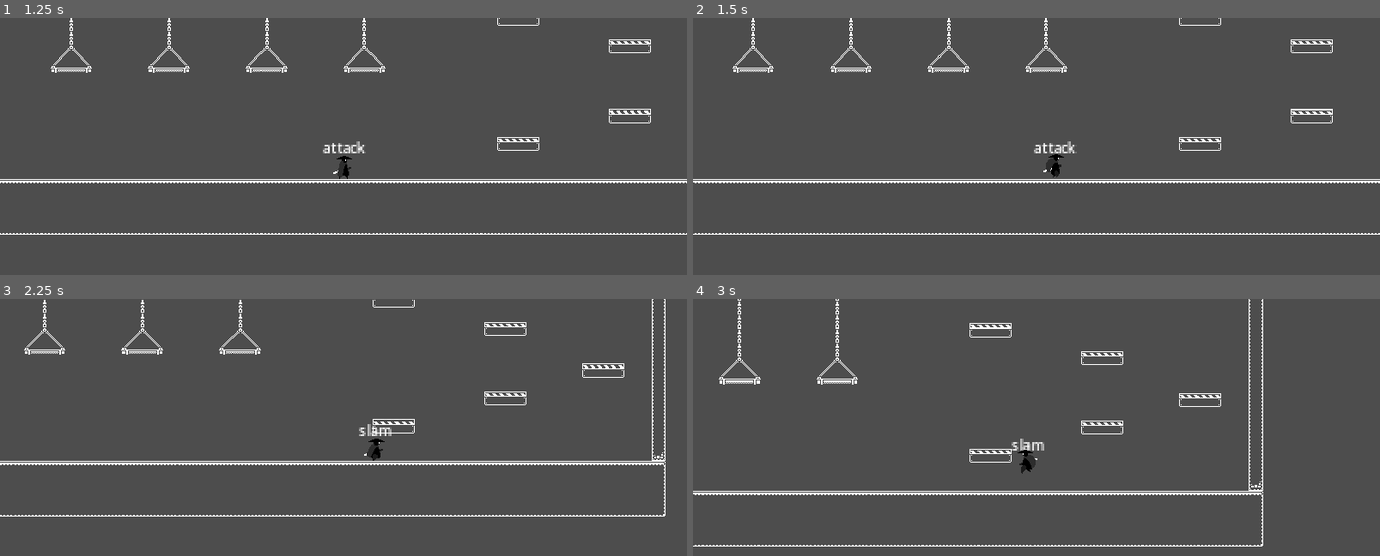
Above: before the commit, frames 1-4 (two rows, left to right).
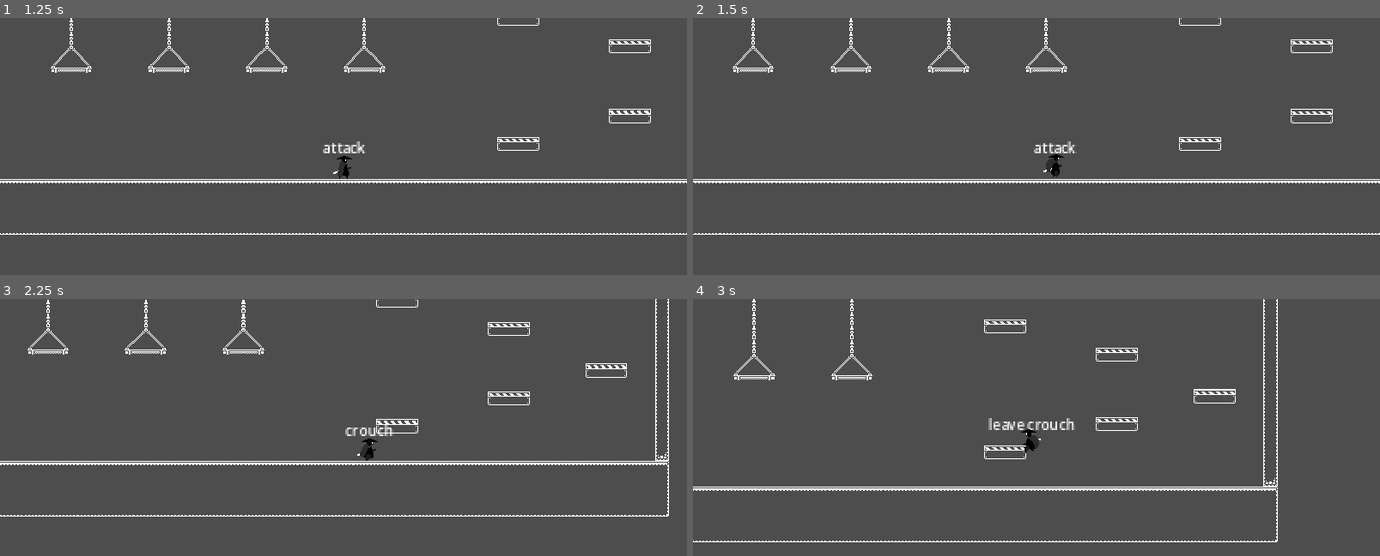
Above: after the commit, the same moments.

Repository: Bhaygon/nextindie_jam_01
Game: Godot game, scene res://scenes/main.tscn
The game is run twice, just before and just after one commit, with the same random seed, the same clock (stepped at 60 frames per second) and the same inputs.
Inputs (mouse positions are in pixels of both pictures, inside the frame that each line leads up to):
- Up to frame 1 (1.25 s): click "PLAY" at 0.5 s
- Up to frame 2 (1.5 s): tap Enter at 1.25 s; move the mouse to (1187, 149) at 1.27 s; hold D (right) from 1.28 s (still down); click (1187, 149) at 1.35 s
- Up to frame 3 (2.25 s): keep holding D (right); tap Space (jump) at 1.52, 1.82 s; tap Ctrl (crouch) at 1.55, 2.1 s; move the mouse to (206, 460) at 2.02 s
- Up to frame 4 (3 s): tap Space (jump) at 2.27, 2.57 s; tap Alt (slide) at 2.3, 2.85 s; move the mouse to (1105, 381) at 2.77 s; release D (right) at 2.78 s; hold A (left) from 2.78 s (still down)

Frame 1 is identical in both runs. In frame 2, less than 0.1% of the frame differs, in the area x 87-93%, y 35-36%; in frame 3, 1.9%; in frame 4, 5.7%, in the area x 0-86%, y 0-97%.

Commit message:
Crouch progress
Game not broken... yet

Diff:
--- a/scenes/crouch.gd
+++ b/scenes/crouch.gd
@@ -1,17 +1,67 @@
+#? Entrada do state: Run, Idle, Slide
+
 extends State
 
 @export var idle_state: State
 @export var run_state: State
 @export var slide_state: State
 @export var jump_state: State
+@export var fall_state: State
+signal label_debug_text
 
-@export var speed_multiplier: float = 0.7
+@export var speed_multiplier: float = 0.6
 
 func enter() -> void:
+    label_debug_text.emit("crouch")
     #print("crouch")
+    parent.crouch_shape.disabled = false
+    parent.standing_shape.disabled = true
     super()
 
+func leave_crouch(new_state: State): #todo Switch hitboxes
+    parent.crouch_shape.disabled = true
+    parent.standing_shape.disabled = false
+    label_debug_text.emit("leave crouch")
+    return new_state
+
+func can_leave_crouch() -> bool: #todo verify space for hitboxes
+    return true
+
 func process_physics(delta: float) -> State:
-    return idle_state
-
-#! Verify if is possible to change colliders before doing so
+    # Move
+    var right = Input.is_action_pressed("right")
+    var left = Input.is_action_pressed("left")
+    if right:
+        parent.velocity.x = run_speed * speed_multiplier
+        parent.sprite.flip_h = false
+    if left:
+        parent.velocity.x = -run_speed * speed_multiplier
+        parent.sprite.flip_h = true
+    # Animation
+    if not right and not left:
+        parent.animation_player.stop()
+    else:
+        parent.animation_player.play()
+    # Leave crouch
+    if Input.is_action_just_pressed("crouch") and (not right and not left) and can_leave_crouch():
+        return leave_crouch(idle_state)
+    # Jump
+    if Input.is_action_just_pressed("jump"):
+        parent.jump_buffer_timer.start()
+        if parent.is_on_floor() and can_leave_crouch():
+            return leave_crouch(jump_state)
+    var jump = not parent.jump_buffer_timer.is_stopped()
+    if jump and (parent.is_on_floor() or not parent.coyote_timer.is_stopped()) and can_leave_crouch():
+        parent.jump_buffer_timer.stop()
+        parent.coyote_timer.stop()
+        return leave_crouch(jump_state)
+    parent.velocity.y += gravity * delta
+    parent.move_and_slide()
+    # Slide
+    if Input.is_action_just_pressed("slide") and can_leave_crouch():
+        return leave_crouch(slide_state)
+    # Fall
+    if not parent.is_on_floor() and can_leave_crouch():
+        parent.coyote_timer.start() # Coyote timer only on the start of a fall
+        return leave_crouch(fall_state)
+    return null
--- a/scenes/player.tscn
+++ b/scenes/player.tscn
@@ -230,6 +230,7 @@
 [node name="CrouchShape" type="CollisionShape2D" parent="."]
 position = Vector2(0, 10)
 shape = SubResource("RectangleShape2D_ntrya")
+disabled = true
 debug_color = Color(0.901961, 0, 0.764706, 0.419608)
 
 [node name="Camera2D" type="Camera2D" parent="."]
@@ -244,16 +245,17 @@
 script = ExtResource("4_expbu")
 animation_name = "idle"
 
-[node name="Idle" type="Node" parent="StateMachine" node_paths=PackedStringArray("fall_state", "jump_state", "run_state", "attack_state", "special_state")]
+[node name="Idle" type="Node" parent="StateMachine" node_paths=PackedStringArray("fall_state", "jump_state", "run_state", "attack_state", "special_state", "crouch_state")]
 script = ExtResource("5_x3xf4")
 fall_state = NodePath("../Fall")
 jump_state = NodePath("../Jump")
 run_state = NodePath("../Run")
 attack_state = NodePath("../Attack")
 special_state = NodePath("../Special")
+crouch_state = NodePath("../Crouch")
 animation_name = "idle"
 
-[node name="Run" type="Node" parent="StateMachine" node_paths=PackedStringArray("fall_state", "jump_state", "idle_state", "slide_state", "attack_state", "special_state")]
+[node name="Run" type="Node" parent="StateMachine" node_paths=PackedStringArray("fall_state", "jump_state", "idle_state", "slide_state", "attack_state", "special_state", "crouch_state")]
 script = ExtResource("6_3w4xs")
 fall_state = NodePath("../Fall")
 jump_state = NodePath("../Jump")
@@ -261,6 +263,7 @@
 slide_state = NodePath("../Slide")
 attack_state = NodePath("../Attack")
 special_state = NodePath("../Special")
+crouch_state = NodePath("../Crouch")
 animation_name = "run"
 
 [node name="Jump" type="Node" parent="StateMachine" node_paths=PackedStringArray("fall_state", "idle_state", "run_state", "slam_state", "attack_state", "special_state")]
@@ -286,12 +289,13 @@
 extra_gravity = 600
 animation_name = "fall"
 
-[node name="Crouch" type="Node" parent="StateMachine" node_paths=PackedStringArray("idle_state", "run_state", "slide_state", "jump_state")]
+[node name="Crouch" type="Node" parent="StateMachine" node_paths=PackedStringArray("idle_state", "run_state", "slide_state", "jump_state", "fall_state")]
 script = ExtResource("9_04wpj")
 idle_state = NodePath("../Idle")
 run_state = NodePath("../Run")
 slide_state = NodePath("../Slide")
 jump_state = NodePath("../Jump")
+fall_state = NodePath("../Fall")
 
 [node name="Attack" type="Node" parent="StateMachine" node_paths=PackedStringArray("idle_state")]
 script = ExtResource("9_iay5n")
@@ -303,10 +307,11 @@
 idle_state = NodePath("../Idle")
 animation_name = "special"
 
-[node name="Slide" type="Node" parent="StateMachine" node_paths=PackedStringArray("idle_state", "jump_state")]
+[node name="Slide" type="Node" parent="StateMachine" node_paths=PackedStringArray("idle_state", "jump_state", "crouch_state")]
 script = ExtResource("11_t5att")
 idle_state = NodePath("../Idle")
 jump_state = NodePath("../Jump")
+crouch_state = NodePath("../Crouch")
 animation_name = "slide"
 
 [node name="Slam" type="Node" parent="StateMachine" node_paths=PackedStringArray("idle_state")]
@@ -349,6 +354,7 @@
 position = Vector2(0, 16)
 target_position = Vector2(0, 5)
 
+[connection signal="label_debug_text" from="StateMachine/Crouch" to="StateLabel" method="change_label"]
 [connection signal="label_debug_text" from="StateMachine/Attack" to="StateLabel" method="change_label"]
 [connection signal="label_debug_text" from="StateMachine/Special" to="StateLabel" method="change_label"]
 [connection signal="label_debug_text" from="StateMachine/Slide" to="StateLabel" method="change_label"]
--- a/scripts/player/player.gd
+++ b/scripts/player/player.gd
@@ -8,6 +8,8 @@
 @onready var jump_buffer_timer = $JumpBufferTimer
 @onready var sprite = $Sprite2D
 @onready var raycast_on_feet = $RayCast2D
+@onready var crouch_shape = $CrouchShape
+@onready var standing_shape = $StandingShape
 
 func _ready() -> void:
 	state_machine.init(self)
--- a/scripts/player/states/idle.gd
+++ b/scripts/player/states/idle.gd
@@ -6,6 +6,7 @@
 
 @export var attack_state: State
 @export var special_state: State
+@export var crouch_state: State
 
 func enter() -> void:
 	#print("idle")
@@ -13,6 +14,9 @@
 	parent.velocity.x = 0
 
 func process_physics(delta: float) -> State:
+	#todo Crouch
+	if Input.is_action_just_pressed("crouch"):
+		return crouch_state
 	#todo Attack
 	if Input.is_action_just_pressed("attack"):
 		return attack_state
--- a/scripts/player/states/run.gd
+++ b/scripts/player/states/run.gd
@@ -7,6 +7,7 @@
 @export var slide_state: State
 @export var attack_state: State
 @export var special_state: State
+@export var crouch_state: State
 
 func enter() -> void:
 	#print("run")
@@ -19,6 +20,9 @@
 	#todo Special
 	if Input.is_action_just_pressed("special"):
 		return special_state
+	#todo Crouch
+	if Input.is_action_just_pressed("crouch"):
+		return crouch_state
 	# Move
 	var right = Input.is_action_pressed("right")
 	var left = Input.is_action_pressed("left")
--- a/scripts/player/states/slide.gd
+++ b/scripts/player/states/slide.gd
@@ -15,6 +15,7 @@
 
 @export var idle_state: State
 @export var jump_state: State
+@export var crouch_state: State
 
 var tw: Tween
 
@@ -32,6 +33,10 @@
 	tw.tween_property(self, "speed", 0, 0.5)
 
 func process_physics(delta: float) -> State:
+	#todo Crouch
+	if Input.is_action_just_pressed("crouch") and abs(parent.velocity.x) < run_speed * 2: # Cannot crouch if too fast
+		tw.stop()
+		return crouch_state
 	# Move
 	if dir_right:
 		parent.velocity.x = speed
--- a/scripts/player/states/state.gd
+++ b/scripts/player/states/state.gd
@@ -5,6 +5,7 @@
 
 var run_speed: float = 200
 var gravity: int = 1600
+var deceleration: float = 400 #todo Value reduced on the speed each second if speed is higher than it should be
 
 ## Hold a reference to the parent so that it can be controlled by the state
 var parent: Player
